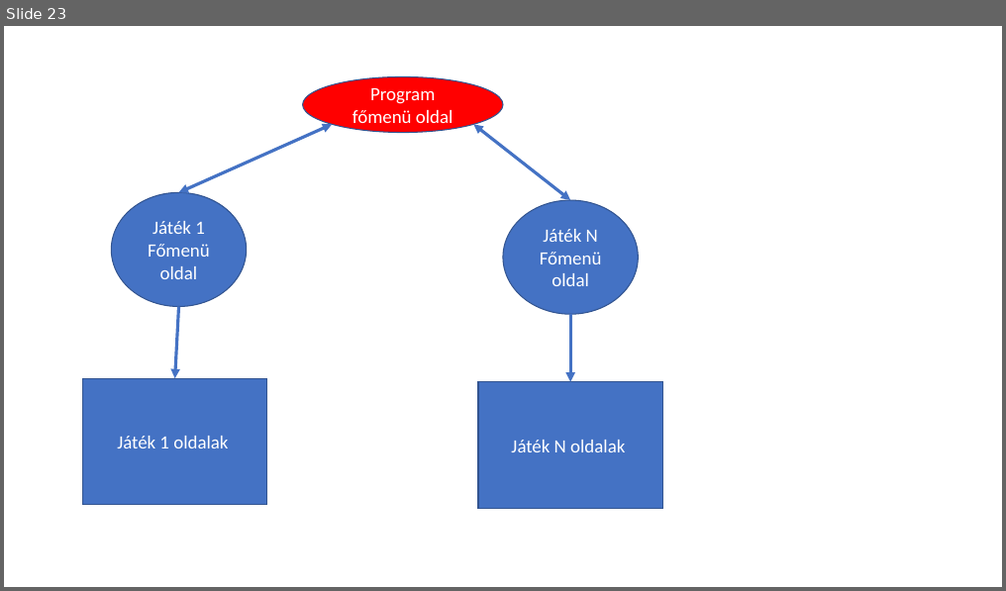
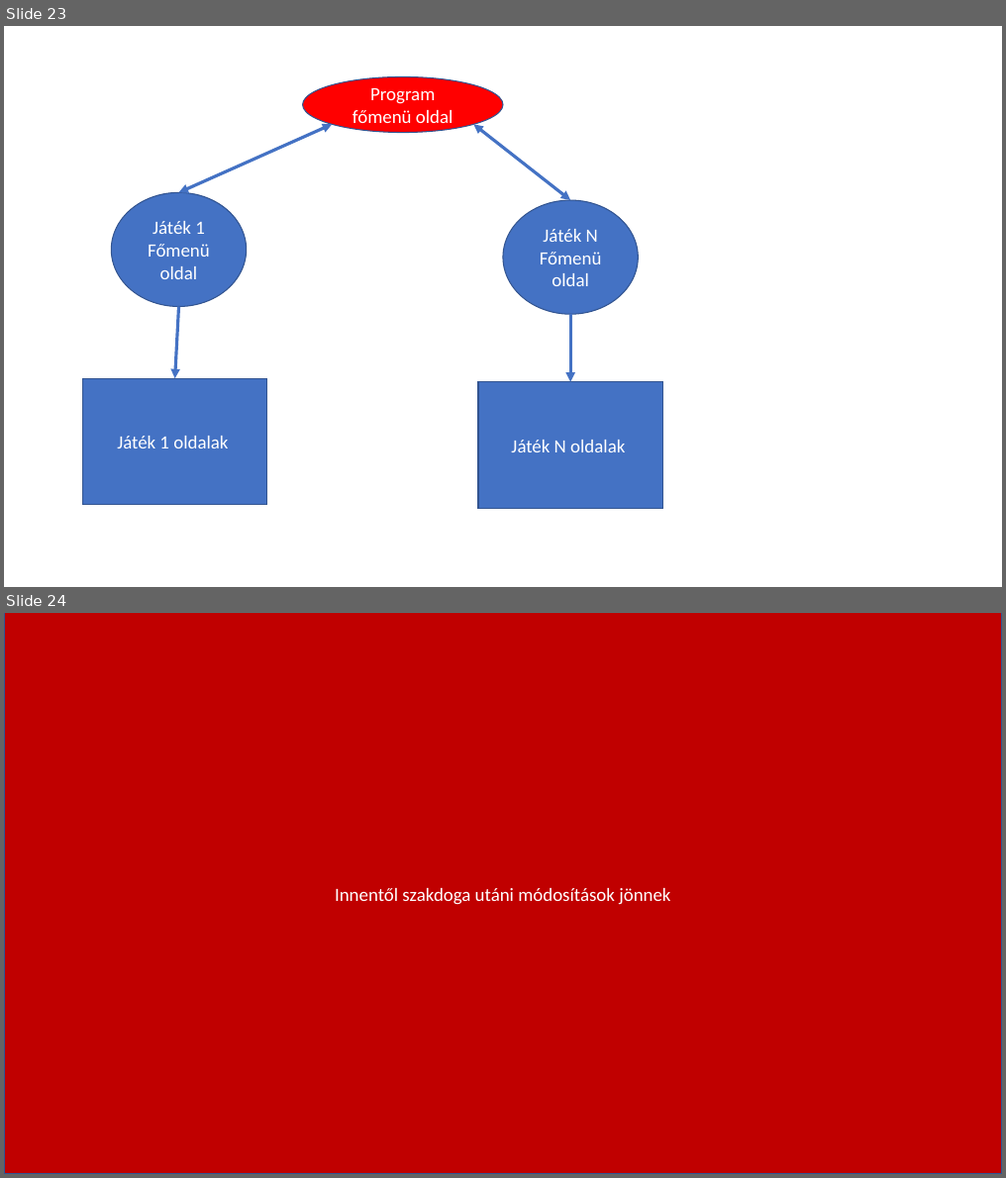
Before and after one commit to ombolics/AllOrNothing, a slide deck: Planning/látványterv.pptx. Shown one above the other, each under a label of ours: slide 23 before the commit, slides 23 and 24 after it. The pictures are 1006x591 and 1006x1178 pixels, drawn with LibreOffice and Linux fonts; fonts in the diff are those of the drawing. Boxes give left, top, right and bottom in pixels: in the first picture for what was removed or moved away, otherwise in the second. Text is boxed around its words. In the diff, an @@ line names an element or a change of style, - is before the commit and + after.

```diff
--- a/Planning/látványterv.pptx
+++ b/Planning/látványterv.pptx
@@ slide 24 added at [4, 613, 1002, 1174], background #FFFFFF @@
@@ rectangle added at [4, 613, 1002, 1174], fill #C00000, outline #325491 1 pt, 18 pt, text #FFFFFF @@
+Innentől szakdoga utáni módosítások jönnek
```
Also in this commit, not shown: 4 other slides added, 1 slide removed, 19 other files.
